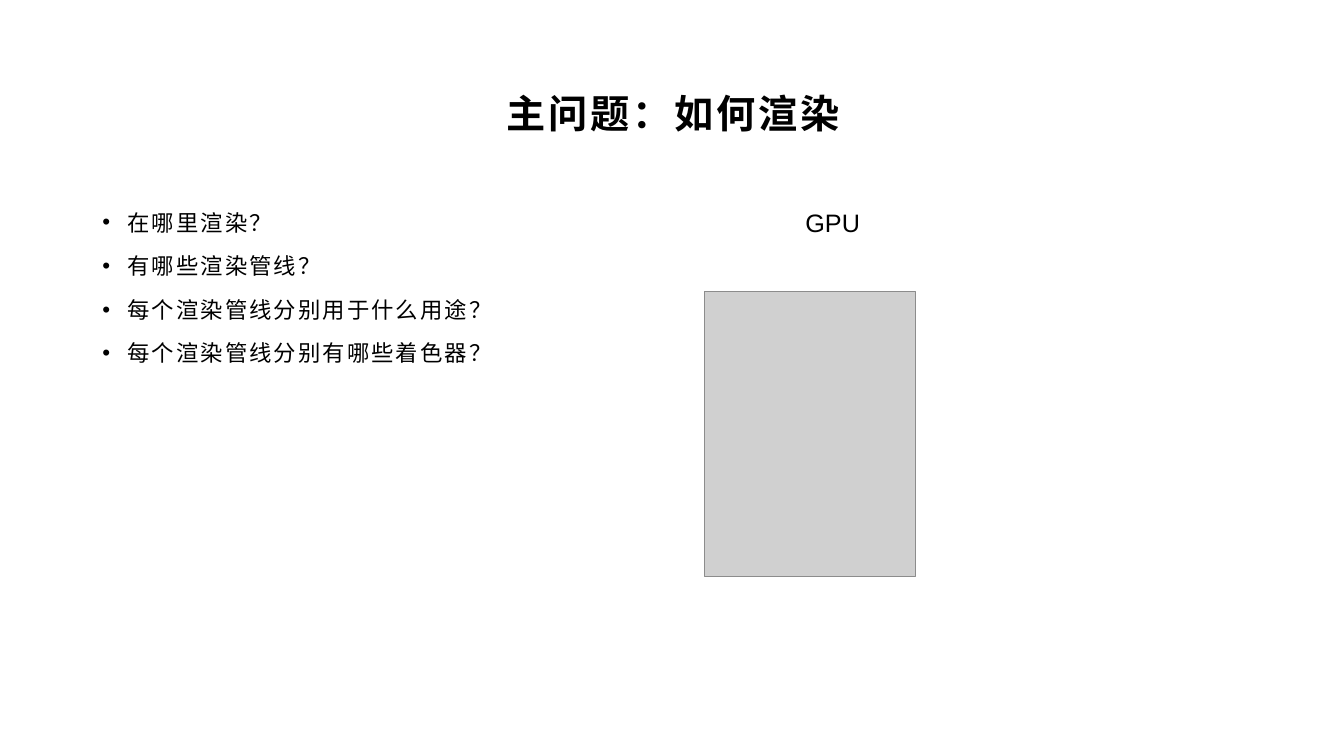
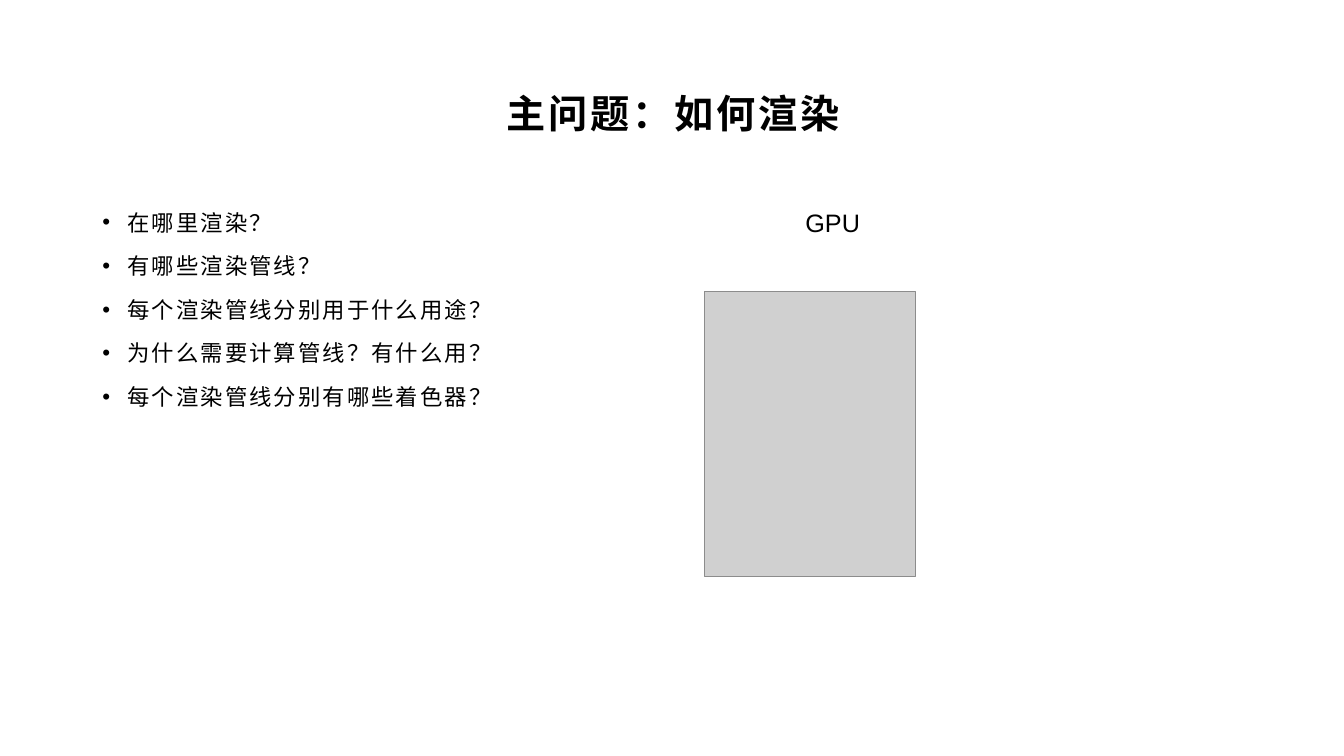
Before and after one commit to yyc-git/OfflineRenderEdu-2, a slide deck: slide 8 of lessons/basic/triangle/第二节课.pptx. Drawn at 1344x756 pixels with LibreOffice and Linux fonts; fonts in the diff are those of the drawing; grey boxes stand for pictures; background and template pictures are left out. Boxes give left, top, right and bottom in pixels: in the first picture for what was removed or moved away, otherwise in the second. Text is boxed around its words. In the diff, an @@ line names an element or a change of style, - is before the commit and + after.

```diff
--- a/lessons/basic/triangle/第二节课.pptx
+++ b/lessons/basic/triangle/第二节课.pptx
@@ text at (x1=128, y1=342, x2=492, y2=363): paragraph added @@
+• 为什么需要计算管线？有什么用？
```
Also in this commit, not shown: 1 slide added, 1 other file.
